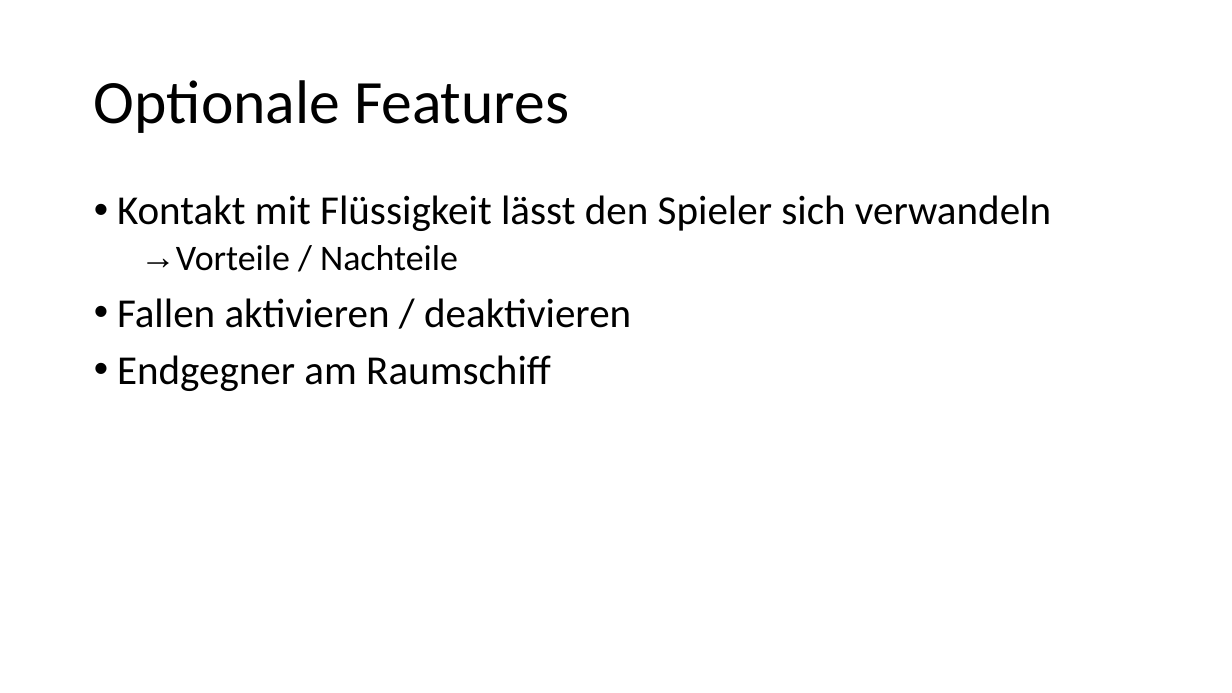
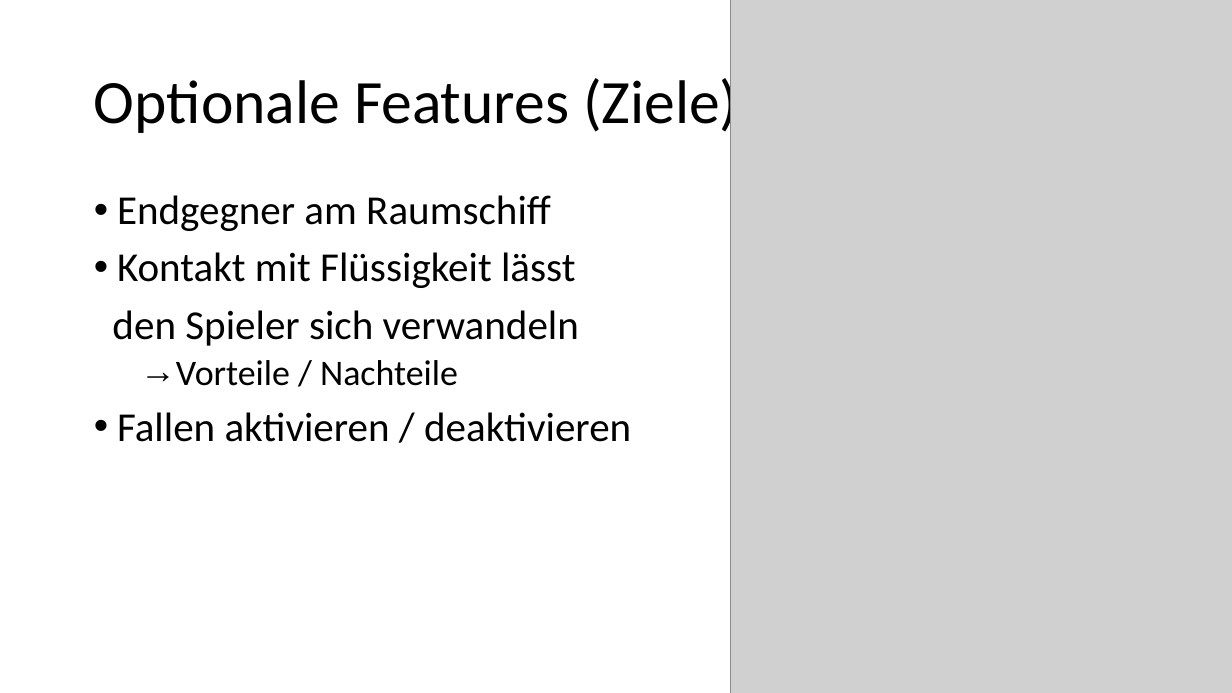
Before and after one commit to Wasserwecken/ComputerGrafik, a slide deck: slide 8 of Concept/Dokumentation/Computergrafik.pptx (slide 7 before the commit). Drawn at 1232x693 pixels with LibreOffice and Linux fonts; fonts in the diff are those of the drawing; grey boxes stand for pictures; background and template pictures are left out. Boxes give left, top, right and bottom in pixels: in the first picture for what was removed or moved away, otherwise in the second. Text is boxed around its words. In the diff, an @@ line names an element or a change of style, - is before the commit and + after.

```diff
--- a/Concept/Dokumentation/Computergrafik.pptx
+++ b/Concept/Dokumentation/Computergrafik.pptx
@@ picture added at [730, 0, 1232, 693] @@
@@ title at [94, 72, 739, 138]: text changed @@
-Optionale Features
+Optionale Features (Ziele)
@@ text at [112, 195, 579, 346]: text changed @@
-• Kontakt mit Flüssigkeit lässt den Spieler sich verwandeln
+• Endgegner am Raumschiff
+• Kontakt mit Flüssigkeit lässt
+den Spieler sich verwandeln
@@ text at [117, 355, 551, 391]: paragraph removed @@
-• Endgegner am Raumschiff
```
Also in this commit, not shown: 2 other slides changed, 2 slides added, 2 slides removed, 4 other files.
